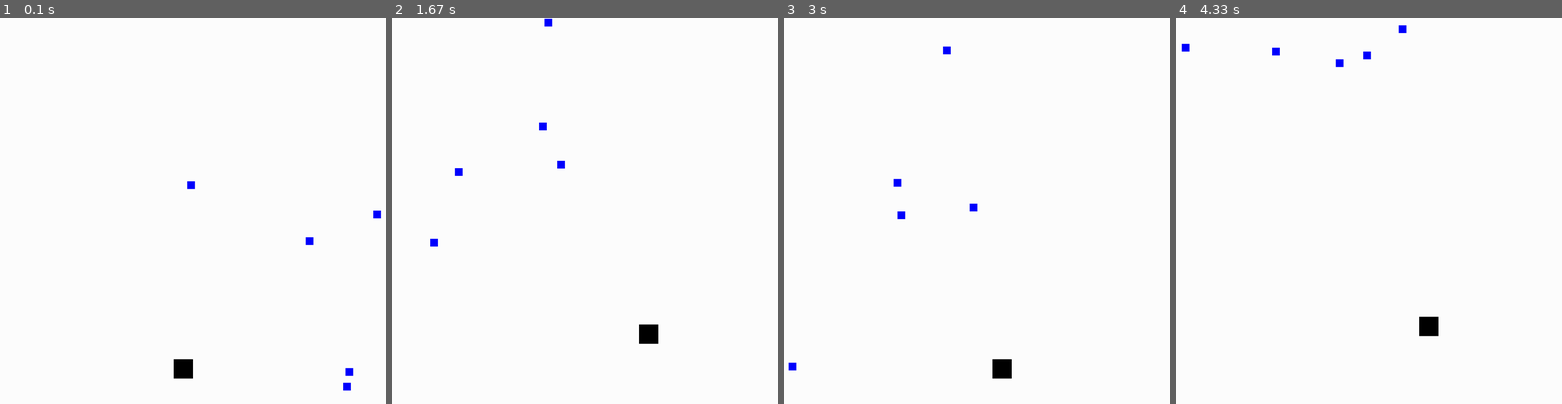
Above: before the commit, frames 1-4 (left to right).
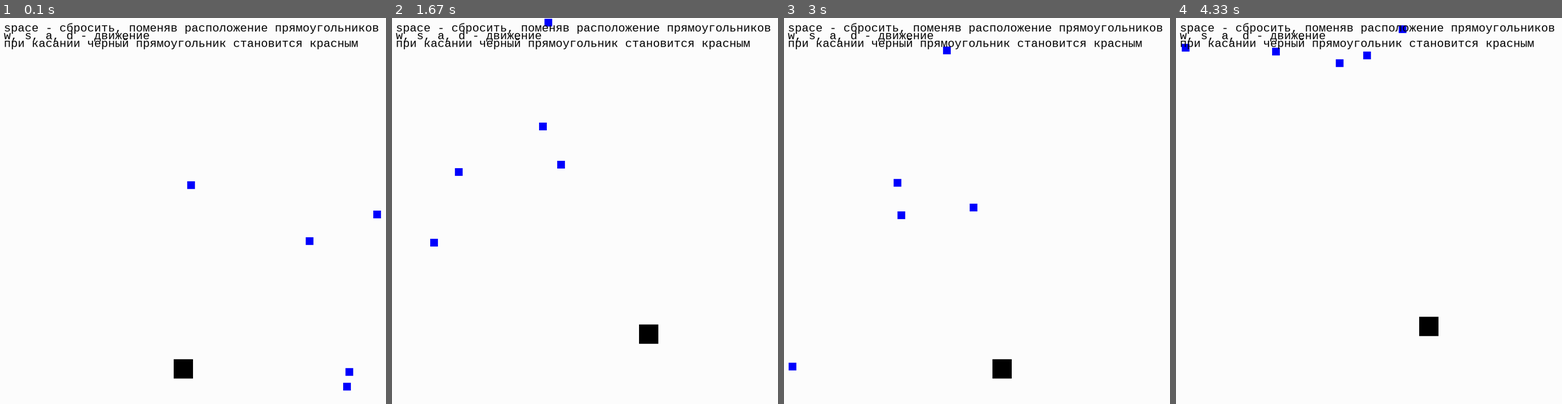
Above: after the commit, the same moments.

Repository: XORandom/pygame_templates
Game: pygame game, started from colliding.py
Two runs of this game, one before a commit and one after it. Both use one fixed random seed, a clock stepped at 60 frames per second and the inputs below.
Inputs:
- Up to frame 1 (0.1 s): no input
- Up to frame 2 (1.67 s): tap Space at 0.33, 0.73, 1.03, 1.23, 1.57 s; hold D 0.67-1.13 s; hold W 1.17-1.47 s; hold D from 1.5 s (still down)
- Up to frame 3 (3 s): tap Space at 1.87, 2.07, 2.37, 2.63, 2.97 s; release D at 1.97 s; hold A 2-2.53 s; hold S 2.57-2.87 s; hold A from 2.9 s (still down)
- Up to frame 4 (4.33 s): tap Space at 3.27, 3.4, 3.8, 4.1 s; release A at 3.3 s; hold W 3.33-3.7 s; hold D from 3.73 s (still down)

The runs differ from the first frame. In frame 1, 1.7% of the frame differs, in the area x 1-98%, y 1-9%; in frame 2, 1.7%; in frame 3, 1.7%; in frame 4, 1.7%.

Commit message:
small-changes
Оставил только функцию столкновения, упростив код

Diff:
--- a/colliding.py
+++ b/colliding.py
@@ -11,6 +11,9 @@
 "Ширина окна игры"
 HEIGHT = 1000
 "Высота окна игры"
+
+font_text = pygame.font.SysFont("monospace", 30)
+"Шрифт для текста"
 
 screen = pygame.display.set_mode((WIDTH, HEIGHT))  # Создание окна игры с параметрами ширины и высоты окна
 pygame.display.set_caption("Collision")  # Название нашей игры
@@ -39,7 +42,6 @@
     object2_x = randint(0, WIDTH)
     object2_y = randint(0, HEIGHT)
     object2_list.append((object2_x, object2_y))
-    object2_list_rect.append(pygame.Rect(object2_x, object2_y, object2_width, object2_height))
 
 
 # ------------------
@@ -67,7 +69,6 @@
 clock = pygame.time.Clock()
 FPS = 30
 
-
 direction = pygame.math.Vector2()
 "Направление движения"
 running = True
@@ -82,11 +83,9 @@
             if event.key == pygame.K_SPACE:
                 refresh = True
 
-
     if refresh:
         for i, (object2_x, object2_y) in enumerate(object2_list):
             object2_list[i] = (randint(0, WIDTH), randint(0, HEIGHT))
-            object2_list_rect[i] = pygame.Rect(object2_x, object2_y, object2_width, object2_height)
         refresh = False
         object1.fill("black")
 
@@ -114,11 +113,8 @@
     object1_rect = pygame.Rect(object1_x, object1_y, object1_width, object1_height)
 
     for object2_x, object2_y in object2_list:
-        if collision_fire(object1_x, object1_y, object1_width, object1_height, object2_x, object2_y, object2_width, object2_height):
-            object1.fill('red')
-
-    for object2_rect in object2_list_rect:
-        if object1_rect.colliderect(object2_rect.x, object2_rect.y, object2_rect.width, object2_rect.height):
+        if collision_fire(object1_x, object1_y, object1_width, object1_height,
+                          object2_x, object2_y, object2_width, object2_height):
             object1.fill('red')
 
     # фон
@@ -129,6 +125,12 @@
     for object2_x, object2_y in object2_list:
         screen.blit(object2, (object2_x, object2_y))
 
+    screen.blit(font_text.render("space - сбросить, поменяв расположение прямоугольников",
+                                 True, "black"), (10, 10))
+    screen.blit(font_text.render("w, s, a, d - движение", True, "black"), (10, 30))
+    screen.blit(font_text.render("при касании черный прямоугольник становится красным",
+                                 True, "black"), (10, 50))
+
     pygame.display.flip()
     clock.tick(FPS)
 
